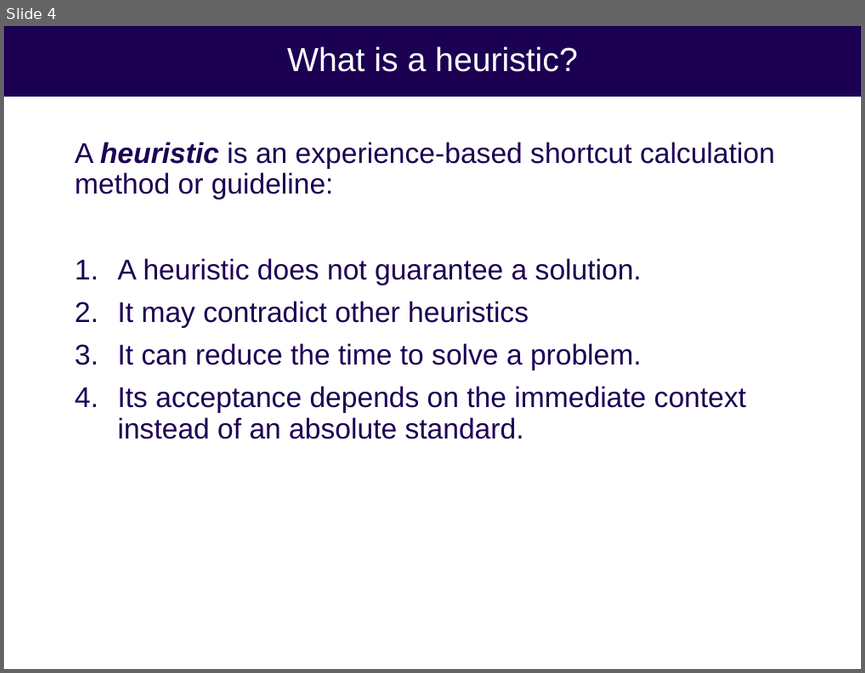
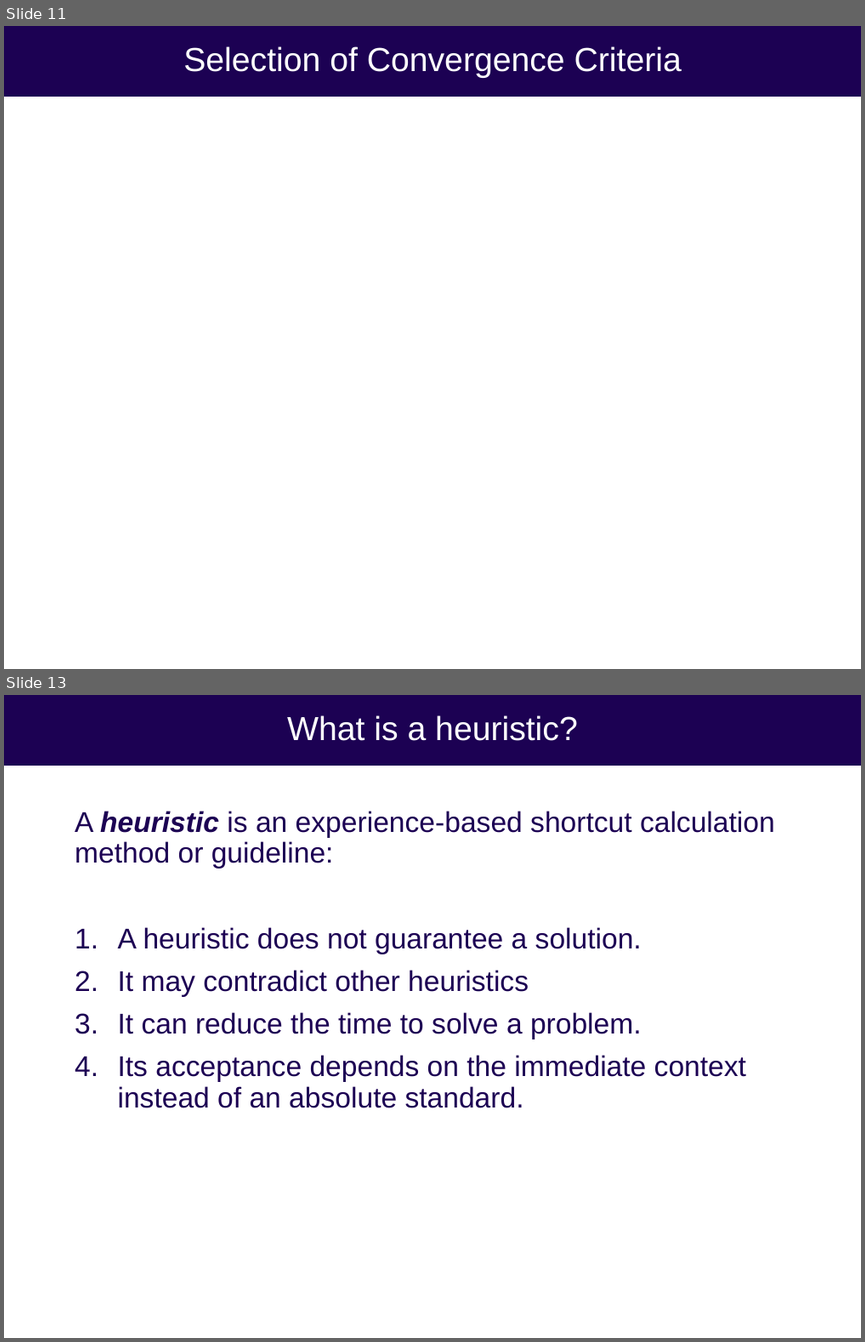
Before and after one commit to uw-cheme485/uw-cheme485.github.io, a slide deck: lectures/L6_Aspen.pptx. Shown one above the other, each under a label of ours: slide 4 before the commit, slides 11 and 13 after it; the slides between them are not shown. The pictures are 865x673 and 865x1342 pixels, drawn with LibreOffice and Linux fonts; fonts in the diff are those of the drawing. Boxes give left, top, right and bottom in pixels: in the first picture for what was removed or moved away, otherwise in the second. Text is boxed around its words. In the diff, an @@ line names an element or a change of style, - is before the commit and + after.

```diff
--- a/lectures/L6_Aspen.pptx
+++ b/lectures/L6_Aspen.pptx
@@ slide 11 added at (4, 26, 861, 669), background #FFFFFF; not listed: 1 template element that a slide beside it also shows @@
@@ title added at (183, 46, 681, 78), 28 pt, text #FFFFFF @@
+Selection of Convergence Criteria
@@ what was slide 4 is now slide 13 @@
```
Also in this commit, not shown: 2 slides changed, 9 other slides added, 1 slide removed, 3 other files.
